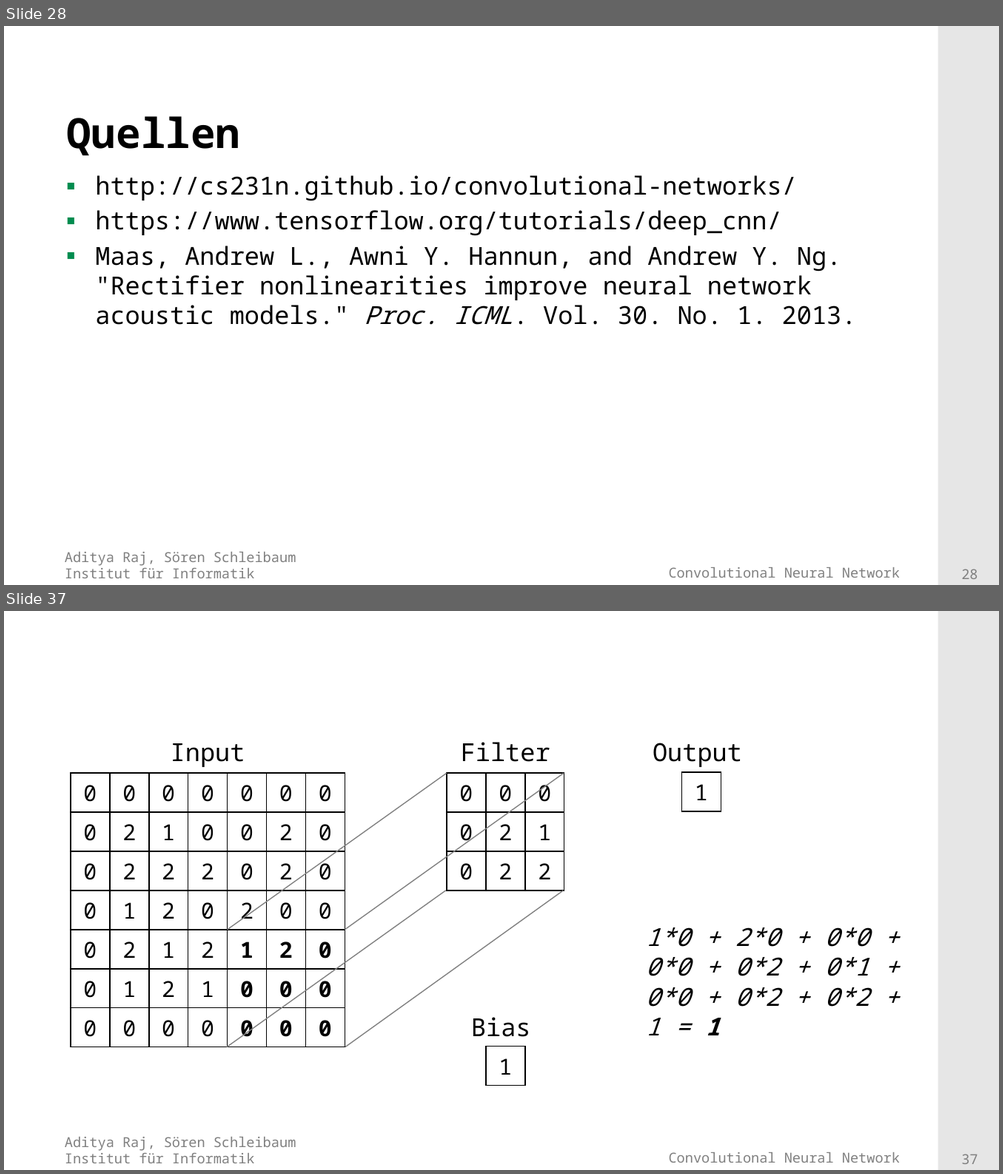
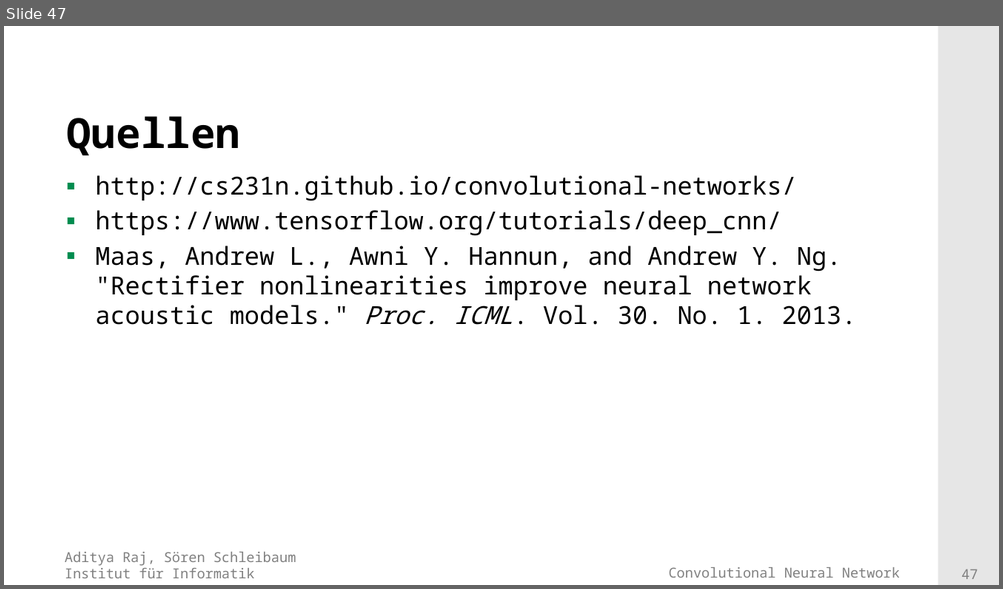
Before and after one commit to adityaraj52/ConvNet, a slide deck: PresentationsAndTalk/Presentation_final.pptx. Shown one above the other, each under a label of ours: slides 28 and 37 before the commit, slide 47 after it; the slides between them are not shown. The pictures are 1003x1174 and 1003x589 pixels, drawn with LibreOffice and Linux fonts; fonts in the diff are those of the drawing; background and template pictures are left out. Boxes give left, top, right and bottom in pixels: in the first picture for what was removed or moved away, otherwise in the second. Text is boxed around its words. In the diff, an @@ line names an element or a change of style, - is before the commit and + after.

```diff
--- a/PresentationsAndTalk/Presentation_final.pptx
+++ b/PresentationsAndTalk/Presentation_final.pptx
@@ slide 37 removed at [4, 611, 999, 1170], background #FFFFFF; not listed: 4 template elements that a slide beside it also shows @@
@@ text removed at [170, 743, 245, 767] @@
-Input
@@ text removed at [461, 742, 550, 762] @@
-Filter
@@ text removed at [652, 743, 742, 767] @@
-Output
@@ table removed at [71, 773, 342, 1048], 7 rows, 7 columns @@
-0 | 0 | 0 | 0 | 0 | 0 | 0
-0 | 2 | 1 | 0 | 0 | 2 | 0
-0 | 2 | 2 | 2 | 0 | 2 | 0
-0 | 1 | 2 | 0 | 2 | 0 | 0
-0 | 2 | 1 | 2 | 1 | 2 | 0
-0 | 1 | 2 | 1 | 0 | 0 | 0
-0 | 0 | 0 | 0 | 0 | 0 | 0
@@ line removed from (227, 930) to (447, 773) @@
@@ line removed from (345, 930) to (564, 773) @@
@@ table removed at [447, 773, 563, 891], 3 rows, 3 columns @@
-0 | 0 | 0
-0 | 2 | 1
-0 | 2 | 2
@@ table removed at [681, 772, 720, 811], 1 rows, 1 columns @@
-1
@@ line removed from (227, 1048) to (446, 891) @@
@@ line removed from (345, 1048) to (563, 891) @@
@@ text removed at [646, 928, 868, 1036] @@
-1*0 + 2*0 + 0*0 +
-0*0 + 0*2 + 0*1 +
-0*0 + 0*2 + 0*2 +
-1 = 1
@@ text removed at [471, 1017, 531, 1037] @@
-Bias
@@ table removed at [485, 1047, 524, 1085], 1 rows, 1 columns @@
-1
@@ what was slide 28 is now slide 47 @@
@@ page number at [961, 569, 977, 580]: text changed @@
-28
+47
```
Also in this commit, not shown: 4 slides changed, 4 slides added, 26 other slides removed, 6 other files.
